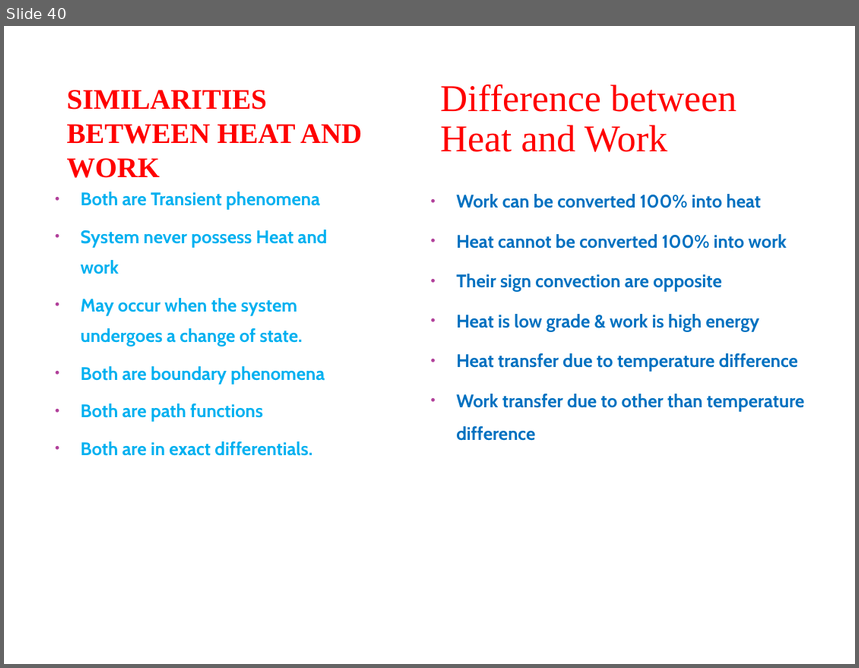
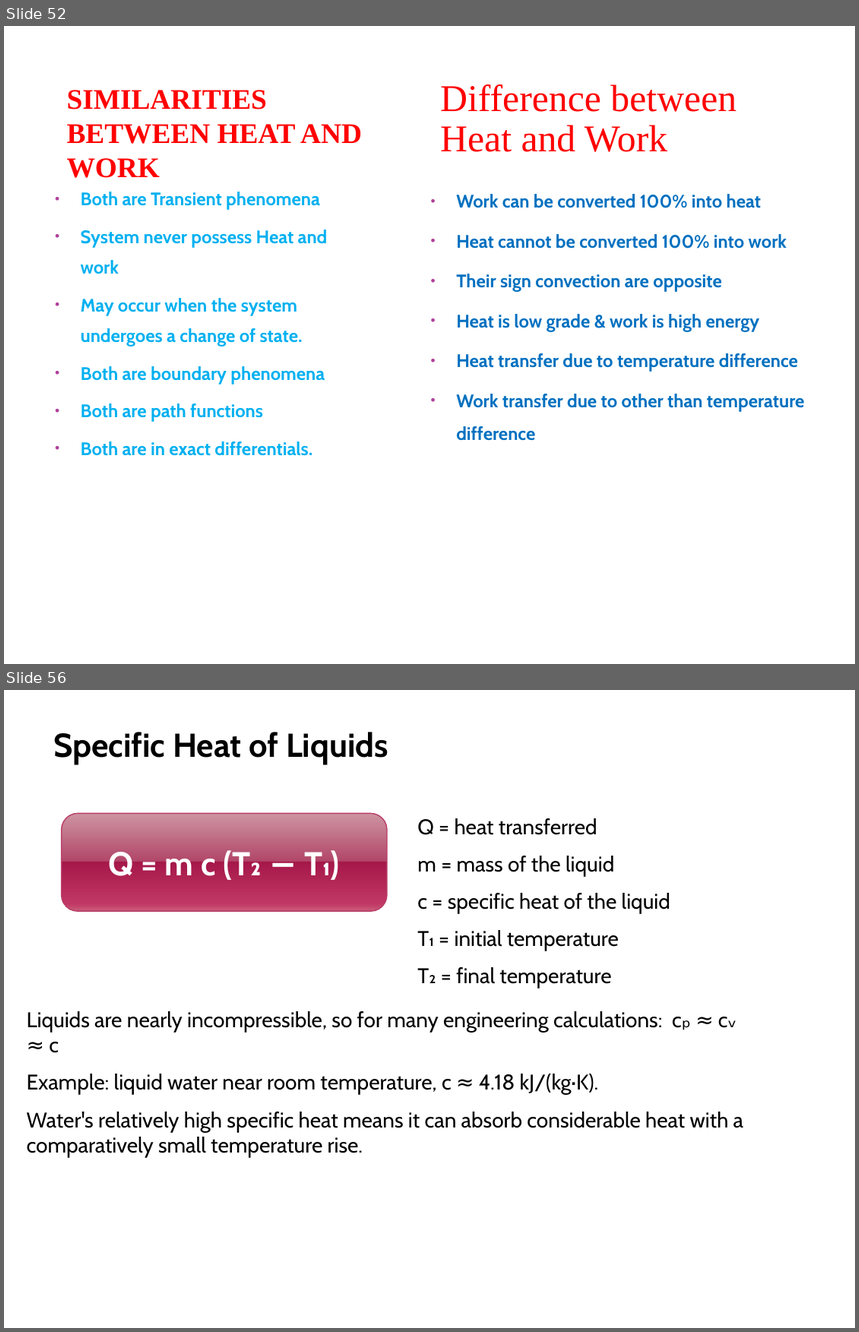
Before and after one commit to SidonTheTroll/3rd-sem-grinding, a slide deck: Engineering Thermodynamics/1 - Introduction to Thermodynamics/ET-UNIT 1.pptx. Shown one above the other, each under a label of ours: slide 40 before the commit, slides 52 and 56 after it; the slides between them are not shown. The pictures are 859x668 and 859x1332 pixels, drawn with LibreOffice and Linux fonts; fonts in the diff are those of the drawing; background and template pictures are left out. Boxes give left, top, right and bottom in pixels: in the first picture for what was removed or moved away, otherwise in the second. Text is boxed around its words. In the diff, an @@ line names an element or a change of style, - is before the commit and + after.

```diff
--- a/Engineering Thermodynamics/1 - Introduction to Thermodynamics/ET-UNIT 1.pptx
+++ b/Engineering Thermodynamics/1 - Introduction to Thermodynamics/ET-UNIT 1.pptx
@@ slide 56 added at <box>4,690,855,1328</box>, background #FFFFFF @@
@@ text added at <box>54,732,389,764</box>, 28 pt, text #000000, bold @@
+Specific Heat of Liquids
@@ rounded rectangle added at <box>62,813,388,911</box>, fill gradient #CE94A2 to #B34869 to #A61749 to #C13764 to #CA5D7C, outline #B83D68 0.9 pt, 28 pt, text #FFFFFF, bold @@
+Q = m c (T₂ − T₁)
@@ text added at <box>417,818,671,989</box>, 18 pt, text #000000 @@
+Q = heat transferred
+m = mass of the liquid
+c = specific heat of the liquid
+T₁ = initial temperature
+T₂ = final temperature
@@ text added at <box>27,1011,743,1158</box>, 18 pt, text #000000 @@
+Liquids are nearly incompressible, so for many engineering calculations: cₚ ≈ cᵥ ≈ c
+Example: liquid water near room temperature, c ≈ 4.18 kJ/(kg·K).
+Water's relatively high specific heat means it can absorb considerable heat with a comparatively small temperature rise.
@@ what was slide 40 is now slide 52 @@
```
Also in this commit, not shown: 12 other slides added, 1 slide removed, 34 other files.
